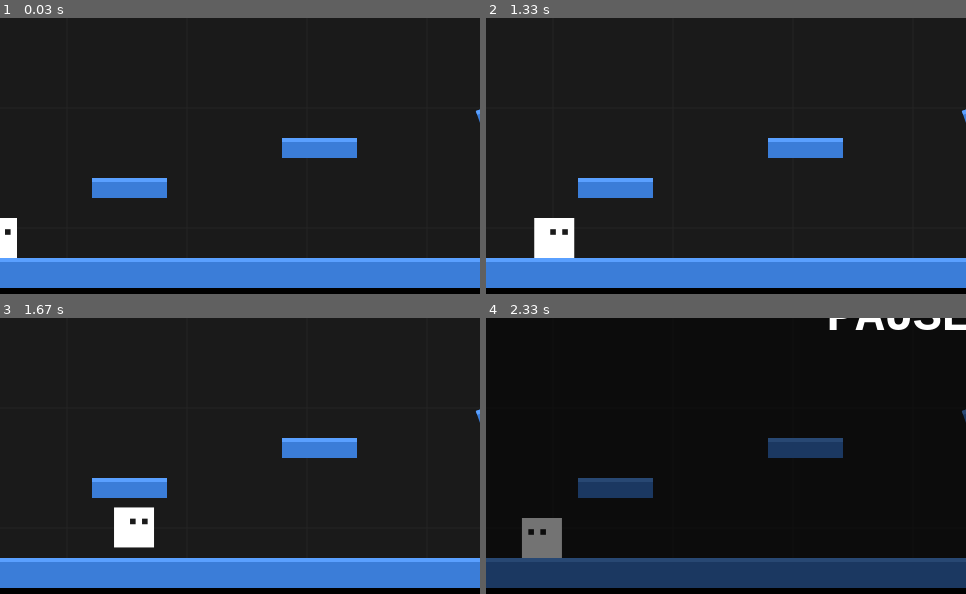
Above: before the commit, frames 1-4 (two rows, left to right).
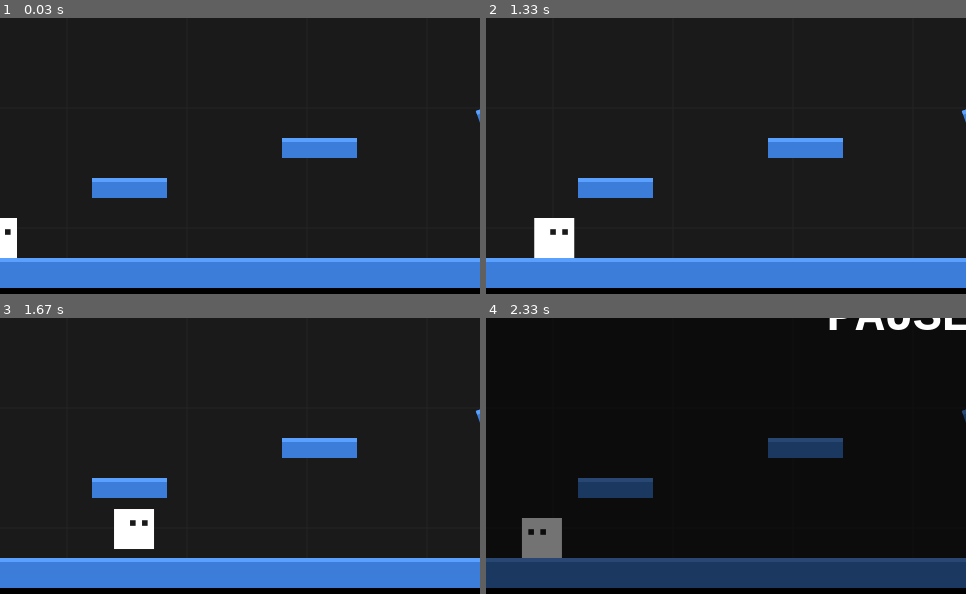
Above: after the commit, the same moments.

Repository: oleg-ryzhov/game-off-2026-shift
Game: browser game, page index.html
Two runs of this game, one before a commit and one after it. Both use one fixed random seed, a clock stepped at 60 frames per second and the inputs below.
Inputs:
- Up to frame 1 (0.03 s): no input
- Up to frame 2 (1.33 s): hold D from 1.03 s (still down)
- Up to frame 3 (1.67 s): tap Space at 1.52 s; release D at 1.53 s; hold S from 1.58 s (still down)
- Up to frame 4 (2.33 s): release S at 1.85 s; hold A from 1.9 s (still down); tap P at 2.27 s
The pictures show only the part of the screen within x 6-56%, y 50-100%; the shares and areas given below are measured in that part.

Frames 1-2 are identical in both runs. In frame 3, 0.2% of the frame differs, in the area x 23-33%, y 68-84%; in frame 4, nothing differs.

Commit message:
Adjust gravity and jump height constants

Diff:
--- a/game.js
+++ b/game.js
@@ -10,10 +10,10 @@
 const VIEW_HEIGHT = SCREEN_HEIGHT;
 
 // ====== PHYSICS CONSTANTS ======
-const GRAVITY = 0.9;
+const GRAVITY = 1.05;
 const MAX_FALL_SPEED = 40;
 const MOVE_SPEED = 9.5;
-const JUMP_HEIGHT = 260;
+const JUMP_HEIGHT = 235;
 const JUMP_VELOCITY = Math.sqrt(2 * GRAVITY * JUMP_HEIGHT);
 
 const SLOPE_STATIC_ANGLE = 22;
